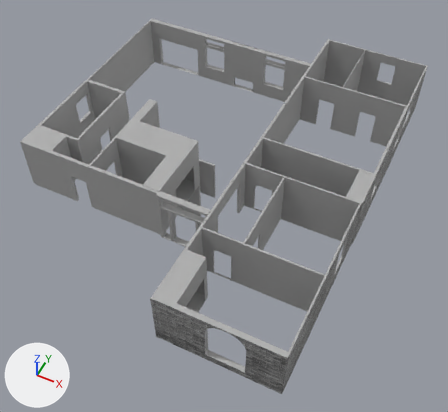
Two versions of the Blender file Game 2/Assets/Blender Imports/FirstFloorWalls(Rooms Separated).blend, one commit apart.
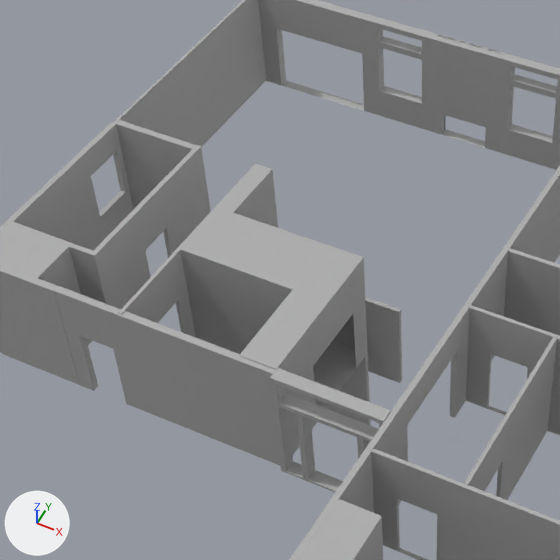
Each version is shown whole from a 50 mm camera at (37.2, -50.0, 49.8) aimed at (16.3, -8.2, -2.4), then close up on the part from 8% to 64% of the width and 6% to 67% of the height. Arrows for +X, +Y and +Z are at lower left; the lights stay in place. The last two pictures show the newer version.

The older version as bpy lines, for what is in view:
```python
me_plane_002 = bpy.data.meshes.new('Plane.002')
me_plane_002.from_pydata(...)  # 184 vertices, 89 faces; spans x 2.75..14.79, y -2.89..3.39, z 2.4..11.96
me_plane_002.materials.append(mat_material_020)  # grey #aeaeae
me_plane_023 = bpy.data.meshes.new('Plane.023')
me_plane_023.from_pydata(...)  # 117 vertices, 73 faces; spans x -11.06..-2.91, y -2.94..3.46, z -1.8..10.07
me_plane_023.materials.append(mat_material_020)  # grey #aeaeae
me_plane_024 = bpy.data.meshes.new('Plane.024')
me_plane_024.from_pydata(...)  # 160 vertices, 74 faces, 14 loose edges; spans x -19.5..1.5, y -8.4..3.5, z -16.1..10.3
me_plane_024.materials.append(mat_material_020)  # grey #aeaeae
# before: 45 (-4.8, 3.5, 1.9) at pixel (328, 245), 50 (-4.8, 3.5, 3.1) at pixel (315, 260), 58 (-4.8, 3.5, 5.2) at pixel (292, 289), 62 (-10.9, 3.5, 1.9) at pixel (218, 207), 63 (-10.9, 3.5, 3.1) at pixel (205, 222)
# before: 67 (-10.9, 3.5, 5.2) at pixel (180, 249), 140 (-10.9, 3.5, 1.9) at pixel (218, 207), 144 (-10.1, 3.5, 1.9) at pixel (233, 212), 148 (-10.9, 3.5, -1.3) at pixel (253, 170), 150 (-10.1, 3.5, -1.3) at pixel (267, 174)
# before: 151 (-10.9, -1.2, 1.9), 153 (-10.1, -1.2, 1.9)
me_plane_025 = bpy.data.meshes.new('Plane.025')
me_plane_025.from_pydata(...)  # 310 vertices, 204 faces; spans x -19.4..2.8, y -8.4..3.5, z -16.1..10.1
me_plane_025.materials.append(mat_material_020)  # grey #aeaeae
# before: 66 (-4.8, 3.5, 1.9) at pixel (328, 245), 67 (-4.8, 3.5, 9.8) at pixel (239, 355), 70 (-4.8, 3.5, 3.1) at pixel (315, 260), 75 (-4.8, 3.5, 6.9) at pixel (273, 313), 79 (-4.8, 3.5, 5.2) at pixel (292, 289)
ob_guest_bedroom = bpy.data.objects.new('Guest Bedroom', me_plane_002)
ob_guest_bedroom.location = (16.4, -6.52, 2.87)
ob_guest_bedroom.rotation_euler = (1.571, 0.0, 0.0)  # degrees (90, 0, 0)
ob_half_bathroom = bpy.data.objects.new('Half Bathroom', me_plane_023)
ob_half_bathroom.location = (16.4, -6.52, 2.87)
ob_half_bathroom.rotation_euler = (1.571, 0.0, 0.0)  # degrees (90, 0, 0)
ob_irrelevant_areas = bpy.data.objects.new('Irrelevant Areas', me_plane_024)
ob_irrelevant_areas.location = (16.4, -6.52, 2.87)
ob_irrelevant_areas.rotation_euler = (1.571, 0.0, 0.0)  # degrees (90, 0, 0)
ob_main_area_walls = bpy.data.objects.new('Main Area Walls', me_plane_025)
ob_main_area_walls.location = (16.4, -6.52, 2.87)
ob_main_area_walls.rotation_euler = (1.571, 0.0, 0.0)  # degrees (90, 0, 0)
# also in view: 'Front Door' at (16.1, -16.5, 3.1); 'Library' at (25.0, -22.7, 3.1); 'Basement Stairs' at (9.4, -6.8, -2.8); 'Guest Hallway' at (21.1, -13.7, 3.1); 'Guest Bathroom' at (25.1, -6.9, 3.1)
```
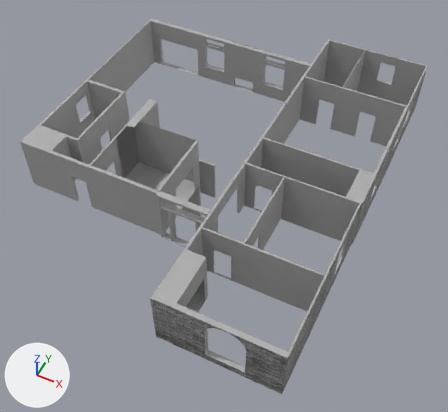
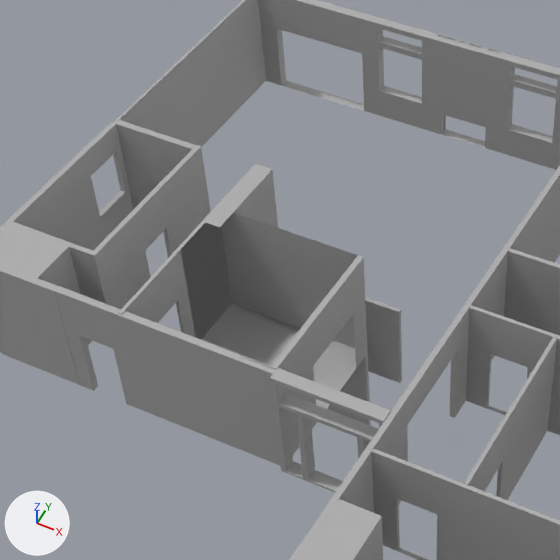
Location of each change, [x1, y1, x2, y2] in pixels of the close-ups (560 x 560 px; the box of a moved part takes in the faces that stretch with it):
'Half Bathroom', reshaped: before [118, 249, 293, 374]; after [118, 223, 276, 374]
part 1 of me_plane_024, moved or reshaped: before [181, 170, 328, 289]; after [205, 170, 267, 283]
part 2 of me_plane_023, deleted: before [180, 249, 293, 354]
part 3 of me_plane_025, moved or reshaped: before [240, 245, 363, 369]; after [271, 255, 363, 369]

The change in detail:
me_plane_024 is used by ob_irrelevant_areas; location (16.4, -6.52, 2.87); rotation (1.571, 0.0, 0.0), in degrees (90, 0, 0).
Verts and faces of me_plane_024; kept vertices keep their numbers, new ones are numbered from 160.
me_plane_024 had 160 vertices, 74 faces, 14 loose edges and spanned x -19.5..1.5, y -8.4..3.5, z -16.1..10.3.
me_plane_024 now has 159 vertices, 73 faces, 14 loose edges and spans x -19.5..1.5, y -8.4..3.5, z -16.1..10.3.
Part 1, on me_plane_024:
Vertices deleted: 45, 50, 58 (with the faces that use them).
Faces deleted: (140, 151, 153, 144), (140, 144, 150, 148).
New vertex 160 is at (-10.1, 3.5, 3.1), pixel (219, 227).
New vertex 161 is at (-10.1, 3.5, 1.9), pixel (233, 212).
New faces: (62, 63, 160, 144), (140, 151, 153, 161), (140, 161, 150, 148).
me_plane_023 is used by ob_half_bathroom; location (16.4, -6.52, 2.87); rotation (1.571, 0.0, 0.0), in degrees (90, 0, 0).
me_plane_023 had 117 vertices, 73 faces and spanned x -11.06..-2.91, y -2.94..3.46, z -1.8..10.07.
me_plane_023 now has 102 vertices, 63 faces and spans x -11.06..-2.91, y -2.91..3.46, z -1.8..10.07.
me_plane_023 part 2: the loose piece of 12 vertices spanning x -10.88..-4.84, y -2.94..3.46, z 5.2..9.8 is deleted.
Other edits to the shape of me_plane_023 do not show in these pictures.
me_plane_025 has 310 vertices, 204 faces and spans x -19.4..2.8, y -8.4..3.5, z -16.1..10.1.
me_plane_025 is used by ob_main_area_walls; location (16.4, -6.52, 2.87); rotation (1.571, 0.0, 0.0), in degrees (90, 0, 0).
Part 3, on me_plane_025:
Vertices 66, 67, 70, 75, 79 of me_plane_025 move by (1.6, 0.0, 0.0).
